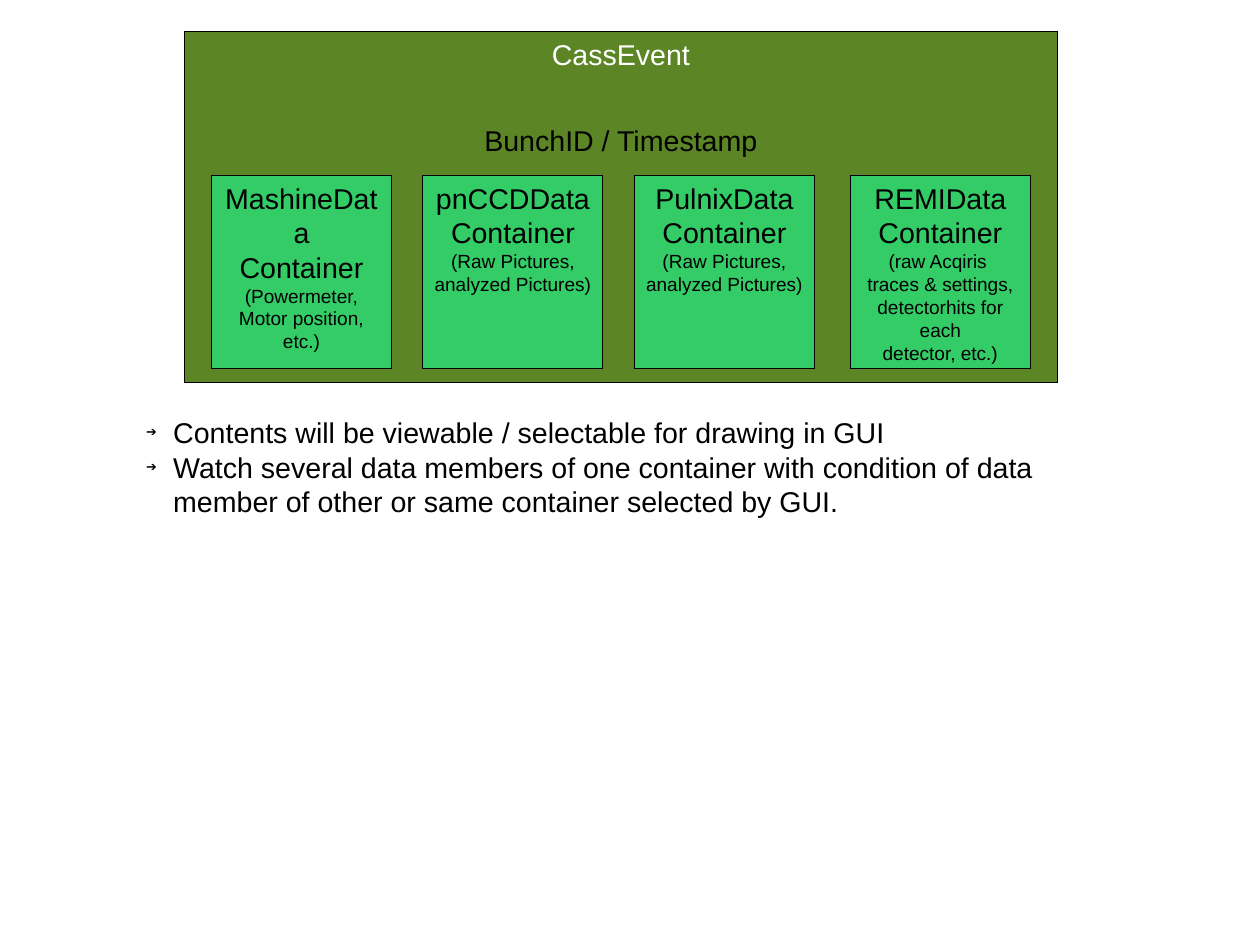
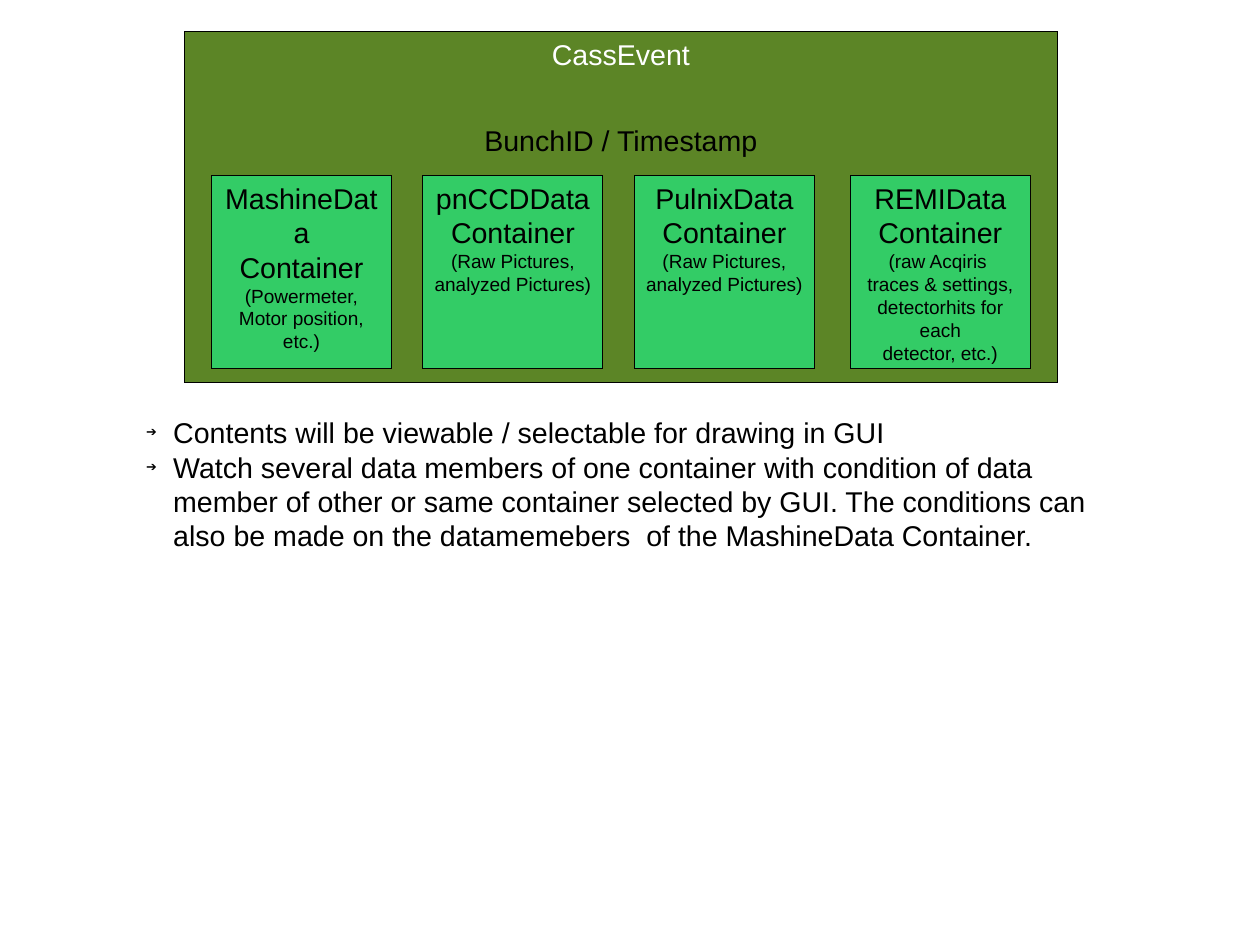
Before and after one commit to foucar/CASS, a slide deck: slide 2 of doc/design/cassGraphisch.odp. Drawn at 1260x945 pixels with LibreOffice and Linux fonts; fonts in the diff are those of the drawing. Boxes give left, top, right and bottom in pixels: in the first picture for what was removed or moved away, otherwise in the second. Text is boxed around its words. In the diff, an @@ line names an element or a change of style, - is before the commit and + after.

```diff
--- a/doc/design/cassGraphisch.odp
+++ b/doc/design/cassGraphisch.odp
@@ text at bbox=[173, 457, 1085, 547]: text changed @@
-➔ Watch several data members of one container with condition of data member of other or same container selected by GUI.
+➔ Watch several data members of one container with condition of data member of other or same container selected by GUI. The conditions can also be made on the datamemebers of the MashineData Container.
```
Also in this commit, not shown: 1 slide removed, 1 other file.
